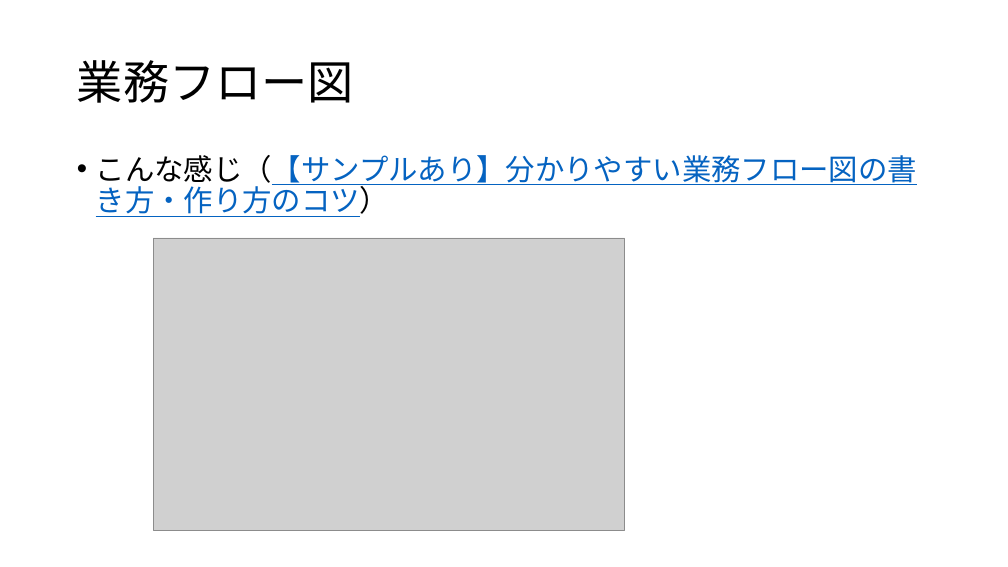
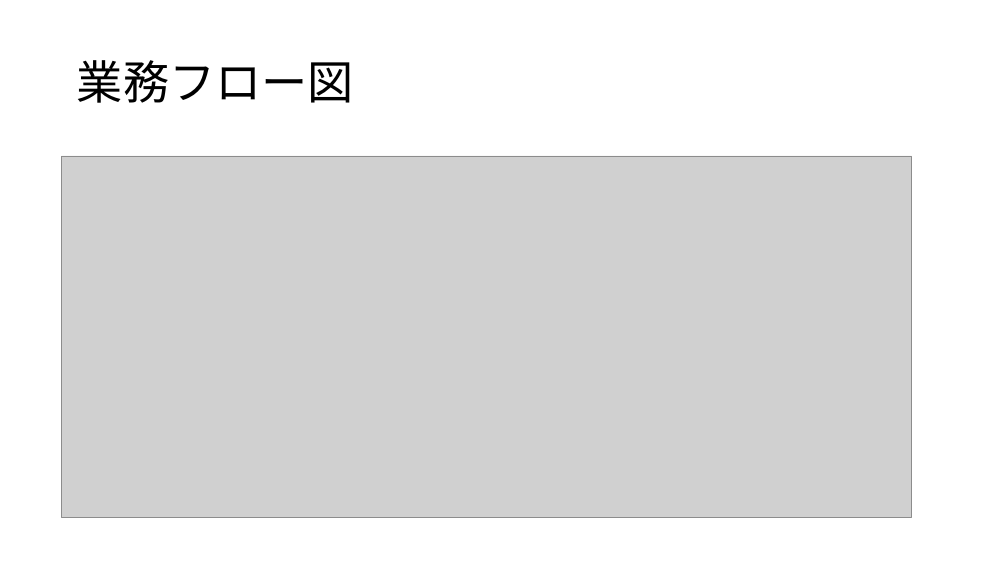
Before and after one commit to gakky0315/-, a slide deck: slide 12 of 図.pptx (slide 8 before the commit). Drawn at 1008x567 pixels with LibreOffice and Linux fonts; fonts in the diff are those of the drawing; grey boxes stand for pictures. Boxes give left, top, right and bottom in pixels: in the first picture for what was removed or moved away, otherwise in the second. Text is boxed around its words. In the diff, an @@ line names an element or a change of style, - is before the commit and + after.

```diff
--- a/図.pptx
+++ b/図.pptx
@@ picture added at [61,156,912,517] @@
@@ text removed at [96,155,917,217] @@
-• こんな感じ（【サンプルあり】分かりやすい業務フロー図の書き方・作り方のコツ）
@@ picture removed at [154,238,625,531] @@
```
Also in this commit, not shown: 7 other slides changed, 18 slides added, 3 other files.
